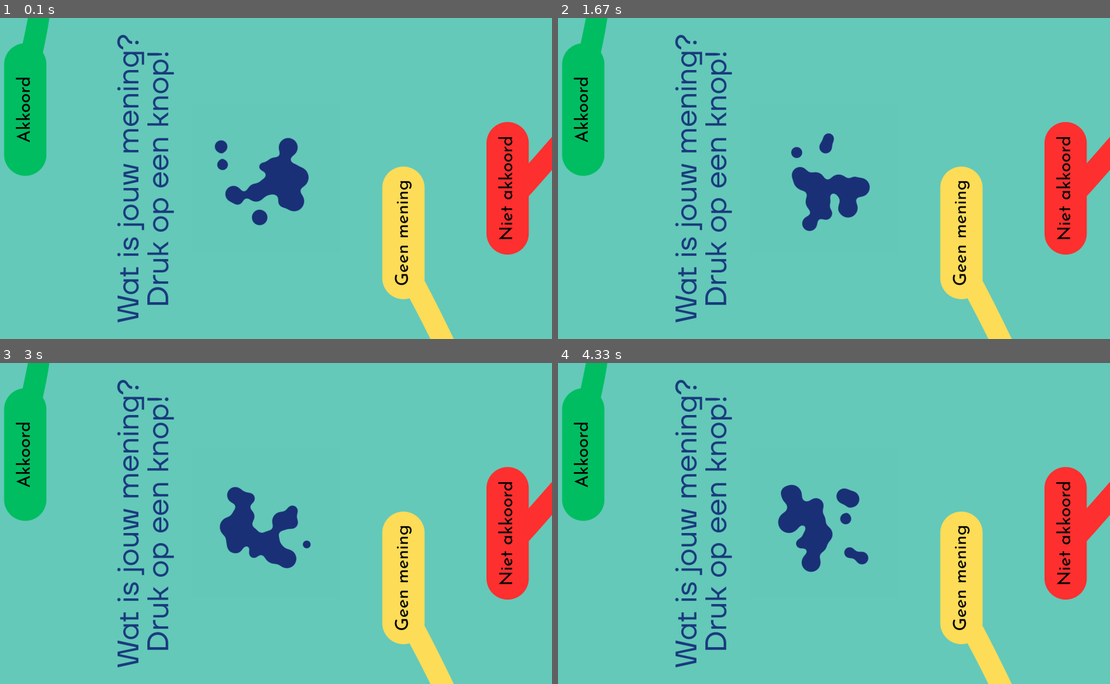
Above: before the commit, frames 1-4 (two rows, left to right).
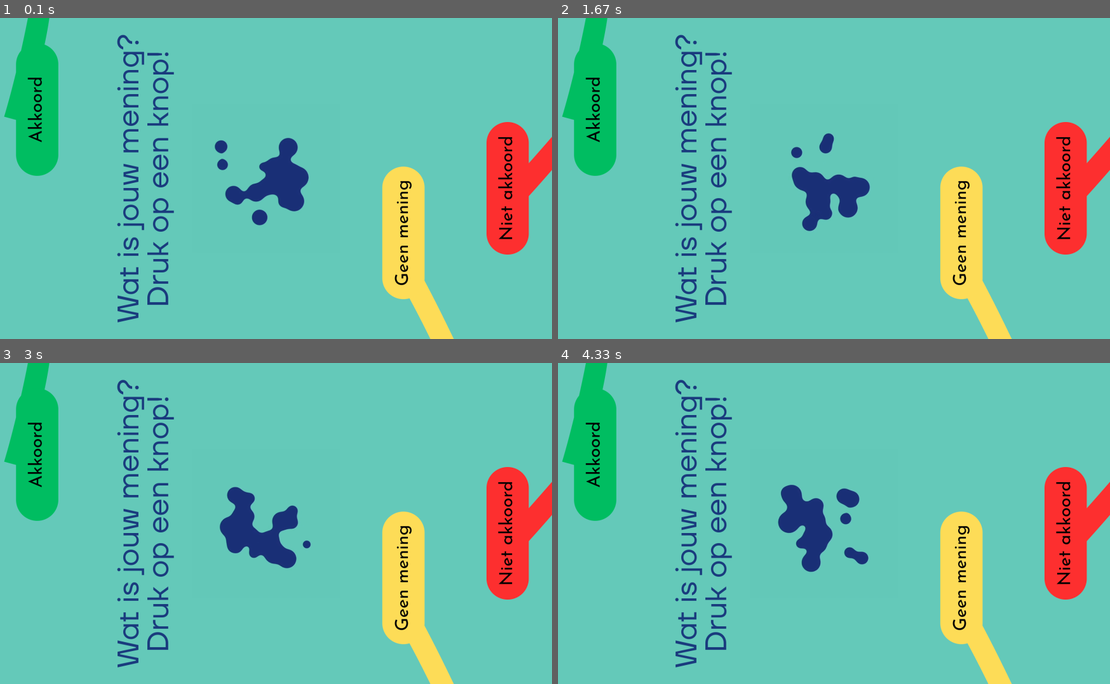
Above: after the commit, the same moments.

Repository: basbaccarne/comon_expo
Game: pygame game, started from src/main.py
Two runs of this game, one before a commit and one after it. Both use one fixed random seed, a clock stepped at 60 frames per second and the inputs below.
Inputs:
- Up to frame 1 (0.1 s): no input
- Up to frame 2 (1.67 s): no input
- Up to frame 3 (3 s): no input
- Up to frame 4 (4.33 s): no input

The runs differ from the first frame. In frame 1, 2.0% of the frame differs, in the area x 0-11%, y 7-50%; in frame 2, 2.0%; in frame 3, 2.0%; in frame 4, 2.0%.

Commit message:
akkoord lower

Diff:
--- a/src/main.py
+++ b/src/main.py
@@ -191,7 +191,7 @@
     screen.blit(line_yellow, position_yellow_line)
 
     # vote choice pngs
-    position_akkooord = (80, 85)
+    position_akkooord = (120, 85)
     position_niet_akkooord = (1700, 350)
     position_geen_mening = (1350, 500)
     screen.blit(akkoord, position_akkooord)
